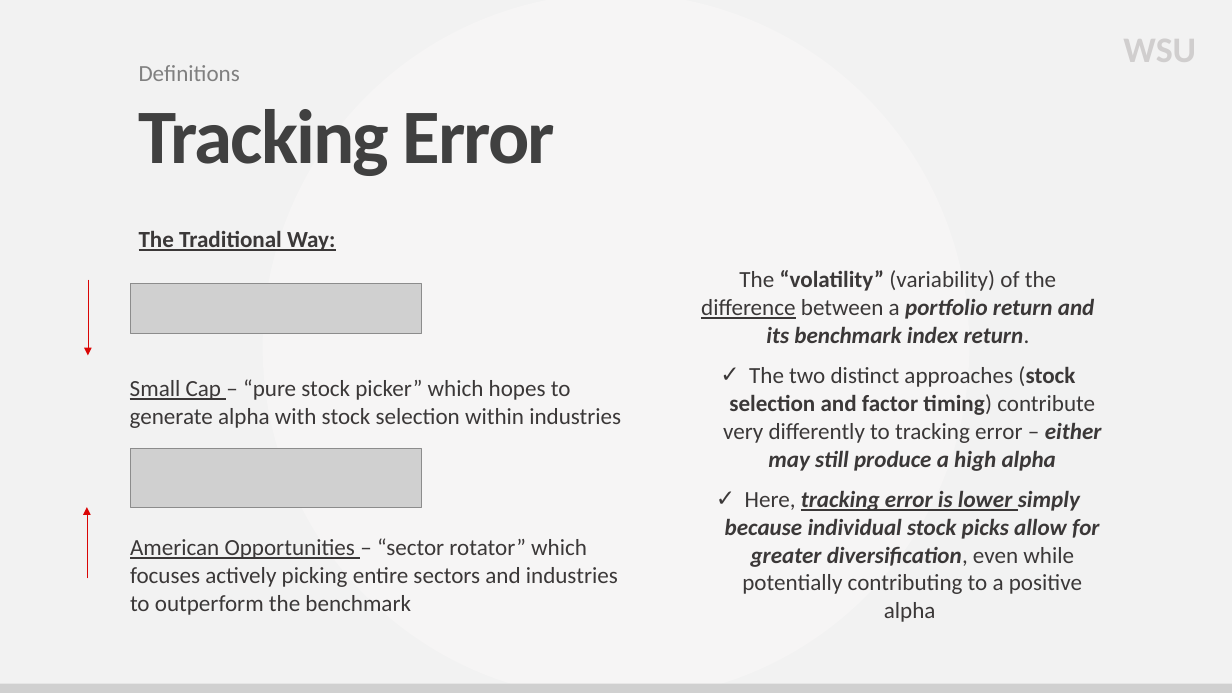
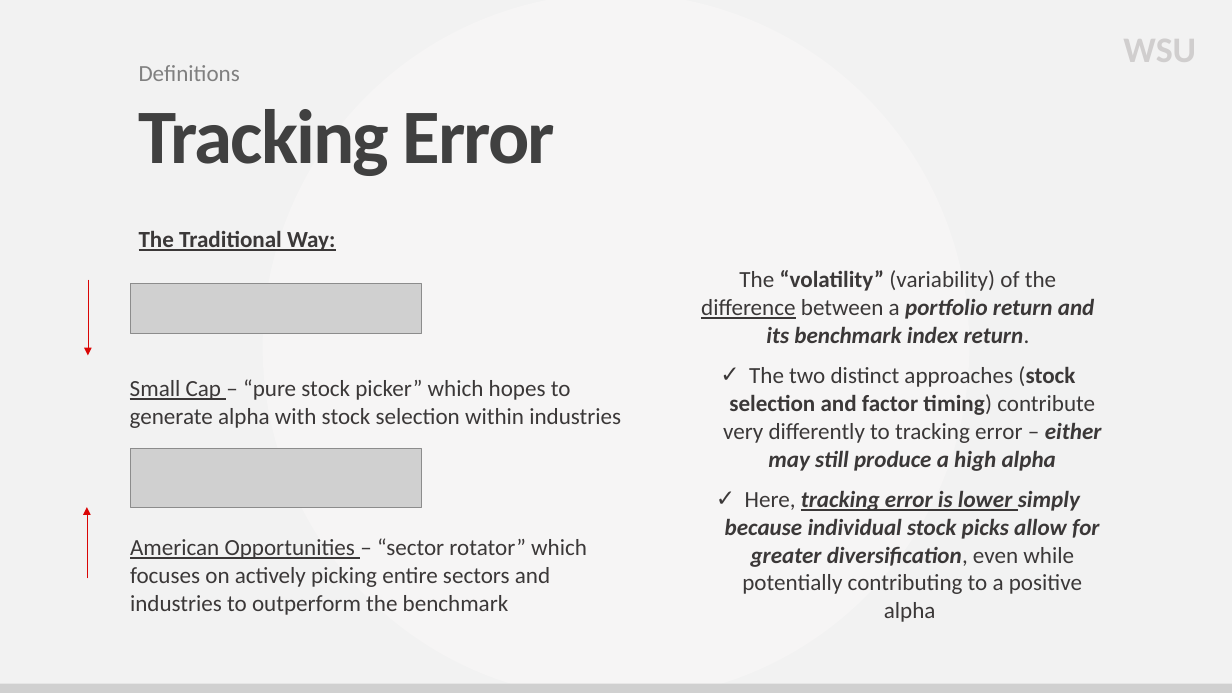
Before and after one commit to adam-bozman/my-apero, a slide deck: slide 3 of content/talks/Financial Economics Seminar 2023/files/active-shares.pptx. Drawn at 1232x693 pixels with LibreOffice and Linux fonts; fonts in the diff are those of the drawing; grey boxes stand for pictures; background and template pictures are left out. Boxes give left, top, right and bottom in pixels: in the first picture for what was removed or moved away, otherwise in the second. Text is boxed around its words. In the diff, an @@ line names an element or a change of style, - is before the commit and + after.

Commit message:
file revision

```diff
--- a/content/talks/Financial Economics Seminar 2023/files/active-shares.pptx
+++ b/content/talks/Financial Economics Seminar 2023/files/active-shares.pptx
@@ text at bbox=[130, 538, 587, 615]: text changed @@
-American Opportunities – “sector rotator” which focuses actively picking entire sectors and industries to outperform the benchmark
+American Opportunities – “sector rotator” which focuses on actively picking entire sectors and industries to outperform the benchmark
```
Also in this commit, not shown: 3 other slides changed, 1 slide added.
